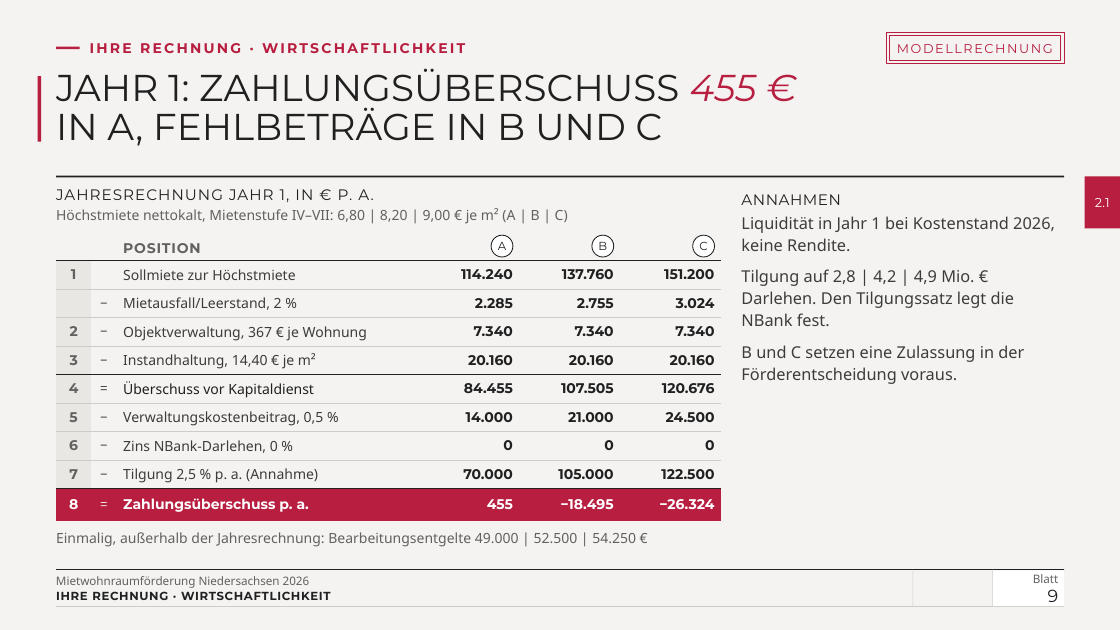
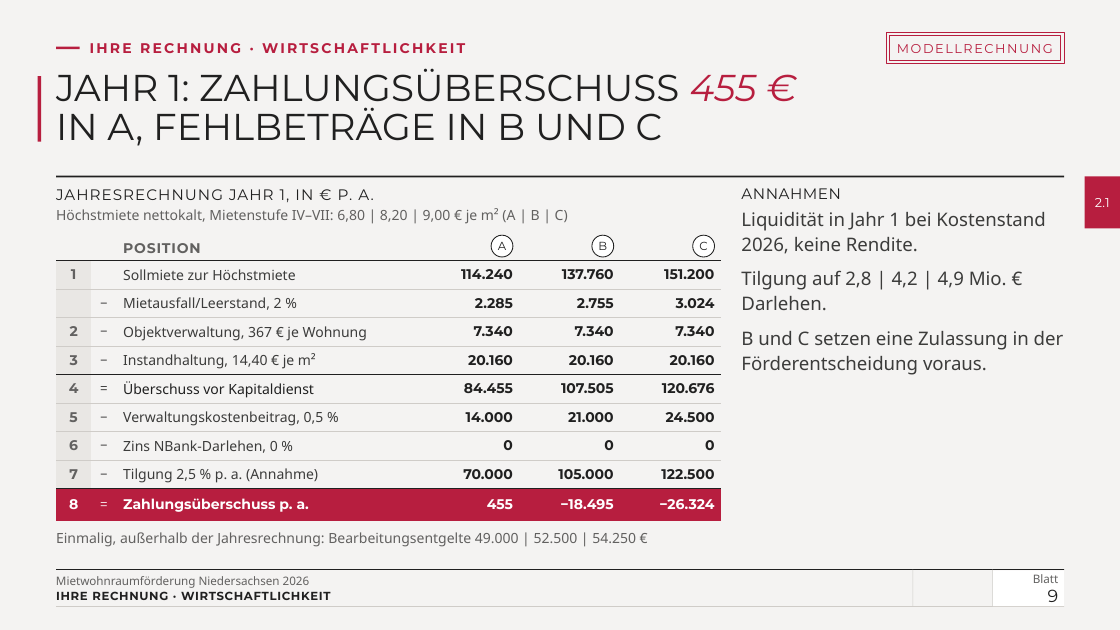
Before and after one commit to vgedaschko/NBank, a slide deck: slide 9 of praesentation/dist/PGN-Mietwohnraumfoerderung-Niedersachsen-2026-Vortrag.pptx. Drawn at 1120x630 pixels with LibreOffice and Linux fonts; fonts in the diff are those of the drawing; background and template pictures are left out. Boxes give left, top, right and bottom in pixels: in the first picture for what was removed or moved away, otherwise in the second. Text is boxed around its words. In the diff, an @@ line names an element or a change of style, - is before the commit and + after.

```diff
--- a/praesentation/dist/PGN-Mietwohnraumfoerderung-Niedersachsen-2026-Vortrag.pptx
+++ b/praesentation/dist/PGN-Mietwohnraumfoerderung-Niedersachsen-2026-Vortrag.pptx
@@ text at (741,212,1064,375): size 14 to 16 pt in "Liquidität in Jahr 1 bei Kostenstand 2026, ...", "B und C setzen eine Zulassung in ..." @@
@@ text at (741,270,1007,310): text changed; size 14 to 16 pt @@
-Tilgung auf 2,8 | 4,2 | 4,9 Mio. € Darlehen. Den Tilgungssatz legt die NBank fest.
+Tilgung auf 2,8 | 4,2 | 4,9 Mio. € Darlehen.
```
Also in this commit, not shown: 24 other slides changed, 43 other files.
